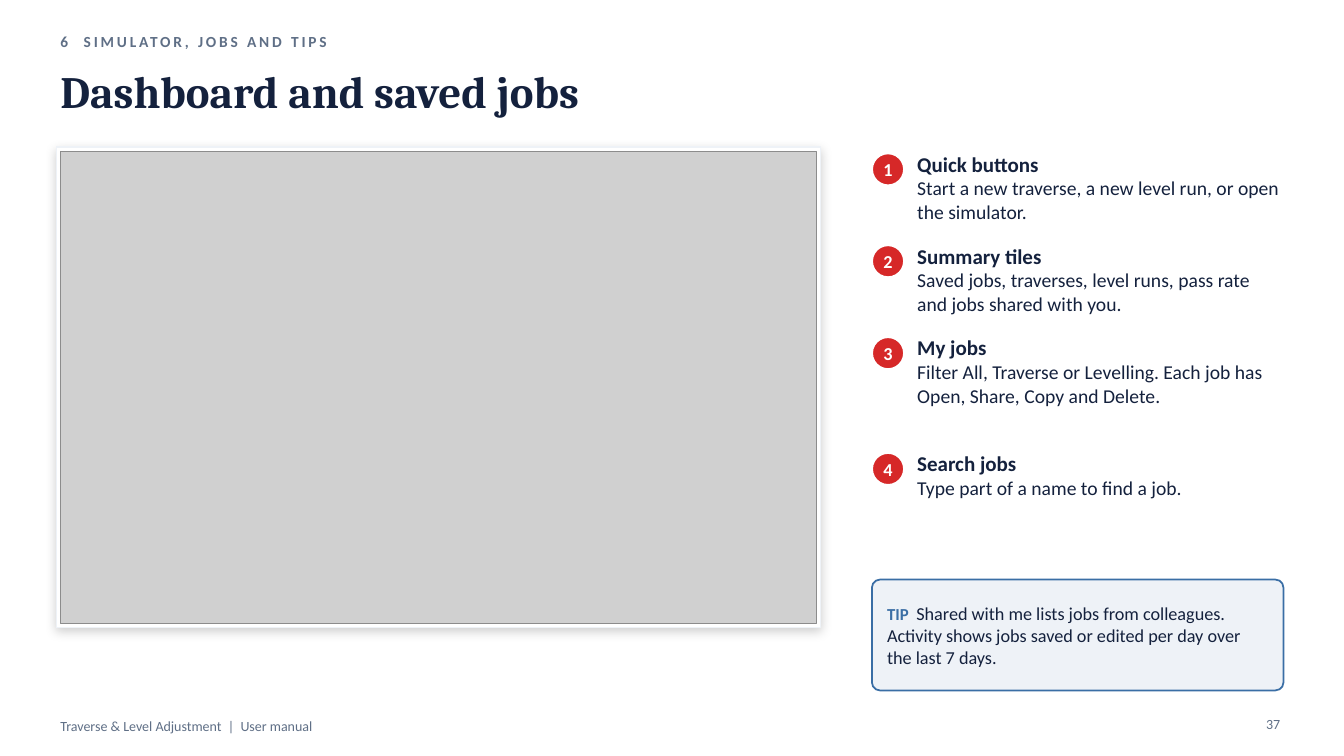
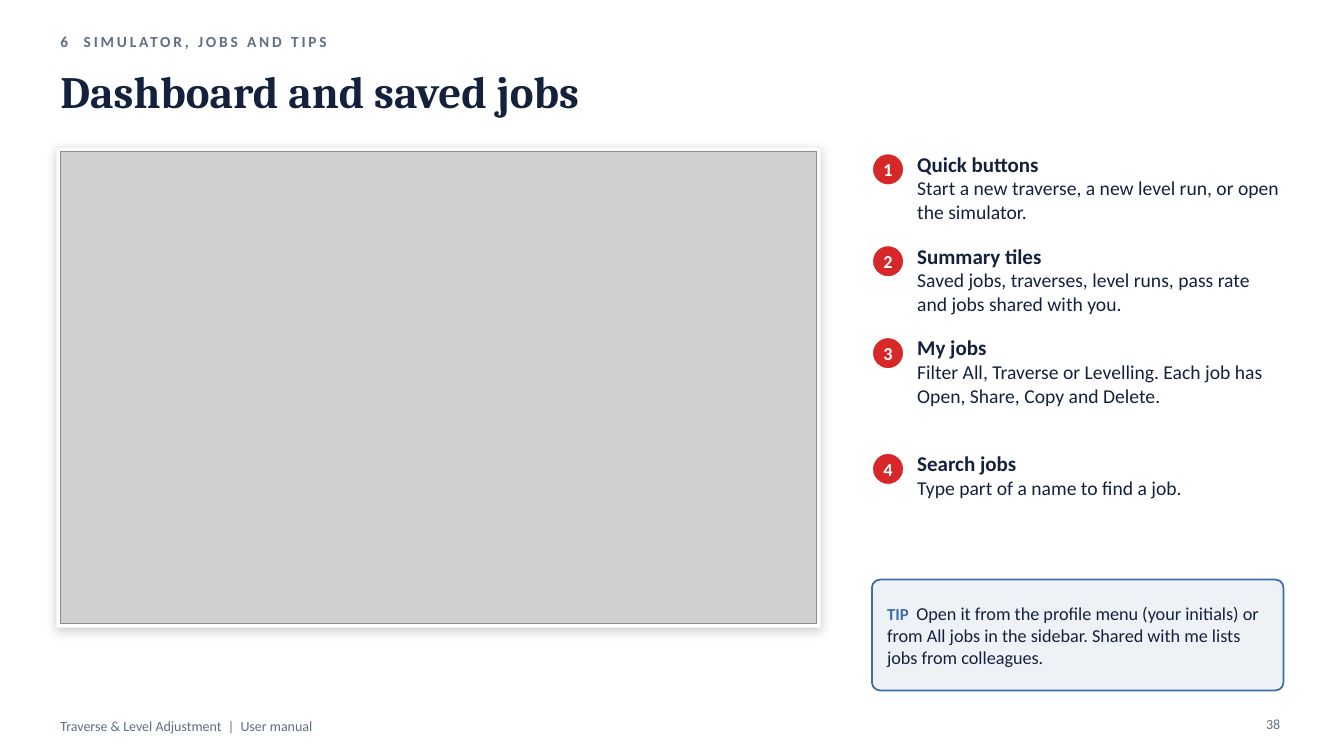
Before and after one commit to Asjad-Mehmood/KML-WEBSITE-, a slide deck: slide 38 of public/traverse/Traverse-Level-User-Manual.pptx (slide 37 before the commit). Drawn at 1344x756 pixels with LibreOffice and Linux fonts; fonts in the diff are those of the drawing; grey boxes stand for pictures. Boxes give left, top, right and bottom in pixels: in the first picture for what was removed or moved away, otherwise in the second. Text is boxed around its words. In the diff, an @@ line names an element or a change of style, - is before the commit and + after.

```diff
--- a/public/traverse/Traverse-Level-User-Manual.pptx
+++ b/public/traverse/Traverse-Level-User-Manual.pptx
@@ text at box(887, 607, 1259, 667): text changed @@
-TIP Shared with me lists jobs from colleagues. Activity shows jobs saved or edited per day over the last 7 days.
+TIP Open it from the profile menu (your initials) or from All jobs in the sidebar. Shared with me lists jobs from colleagues.
@@ page number at box(1266, 719, 1280, 729): text changed @@
-37
+38
```
Also in this commit, not shown: 5 other slides changed, 1 slide added, 19 other files.
